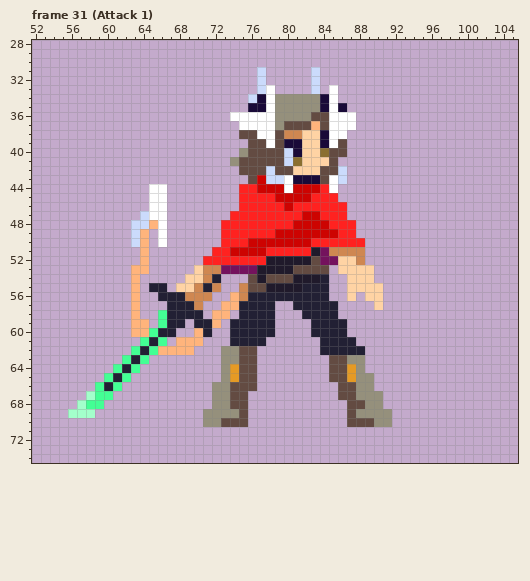
Edited in one commit: pixel-art file (pjct-ren/Files/Art/Ren_Char/Ren_Sprite_Layered.aseprite). That is the earlier state.
160x96 pixels, 57 frames. Colours within 5 levels of each other are drawn and written as one. Shown: frame 31 (Attack 1): x 52..105, y 28..74. The commit also changed other frames, which this record leaves out.
Now the later version:
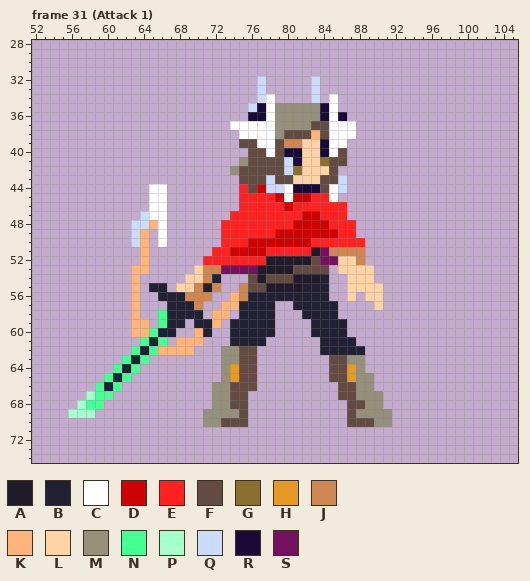
Palette (. is transparent): A #201a2b  B #222034  C #ffffff  D #cd0301  E #ff2220  F #634b42  G #8a6f30  H #e59a25  J #cf8751  K #ffb47c  L #ffd3a4  M #95907c  N #43ff94  P #a3ffcb  Q #cbdbfc  R #190a38  S #74125d
The edit:
Frame 31 (Attack 1), layer "Head":
The edit adds colour C in row 37 at x 74; in row 38 at x 87.
Colour D gives way to colour C in row 45 at x 80.
Colour E gives way to colour C in row 45 at x 85.
Colour F gives way to colour C in row 38 at x 75 to 76; in row 39 at x 77 and 86; in row 40 at x 78 and 85.
The edit adds colour F in row 39 at x 75; in row 41 at x 86; in row 43 at x 75.
Colour C gives way to colour F in row 43 at x 80 and 85.
Colour D gives way to colour F in row 43 at x 77.
Colour E gives way to colour F in row 44 at x 76 and 84.
Colour J gives way to colour F in row 38 at x 80 to 81.
Colour K gives way to colour F in row 37 at x 83.
Colour L gives way to colour F in row 38 at x 82.
Colour Q gives way to colour F in row 42 at x 78; in row 43 at x 79.
Colour R gives way to colour F in row 38 at x 84.
Colour L gives way to colour G in row 41 at x 84; in row 42 at x 81.
Colour R gives way to colour J in row 39 at x 80 to 81.
Colour L gives way to colour K in row 38 at x 83.
Colour F gives way to colour L in row 42 at x 84.
Colour R gives way to colour L in row 43 at x 81 to 83.
The edit adds colour M in row 42 at x 74.
Colour F gives way to colour M in row 36 at x 83; in row 37 at x 80 to 82; in row 38 at x 79; in row 41 at x 75.
The edit adds colour Q in row 44 at x 86.
Colour D gives way to colour Q in row 44 at x 78 to 79.
Colour F gives way to colour Q in row 42 at x 80.
Colour M gives way to colour Q in row 34 at x 83.
Colour R gives way to colour Q in row 34 at x 77; in row 35 at x 76.
Colour C gives way to colour R in row 36 at x 76 to 77 and 86.
Colour D gives way to colour R in row 44 at x 81 to 83.
Colour F gives way to colour R in row 36 at x 84.
Colour G gives way to colour R in row 40 at x 84; in row 41 at x 81.
Colour Q gives way to colour R in row 40 at x 80.
The author cleared colour C in row 33 at x 78 and 85; in row 36 at x 74 to 75 and 87.
The author cleared colour M in row 34 at x 79 to 82; in row 40 at x 75; in row 41 at x 74.
The author cleared colour Q in row 31 at x 77 and 83; in row 34 at x 76; in row 42 at x 86.
The author cleared colour R in row 34 at x 84; in row 35 at x 86.
Pixel boxes of the changes (left, top, right, bottom) in both pictures:
changed: (230, 67, 356, 202)
